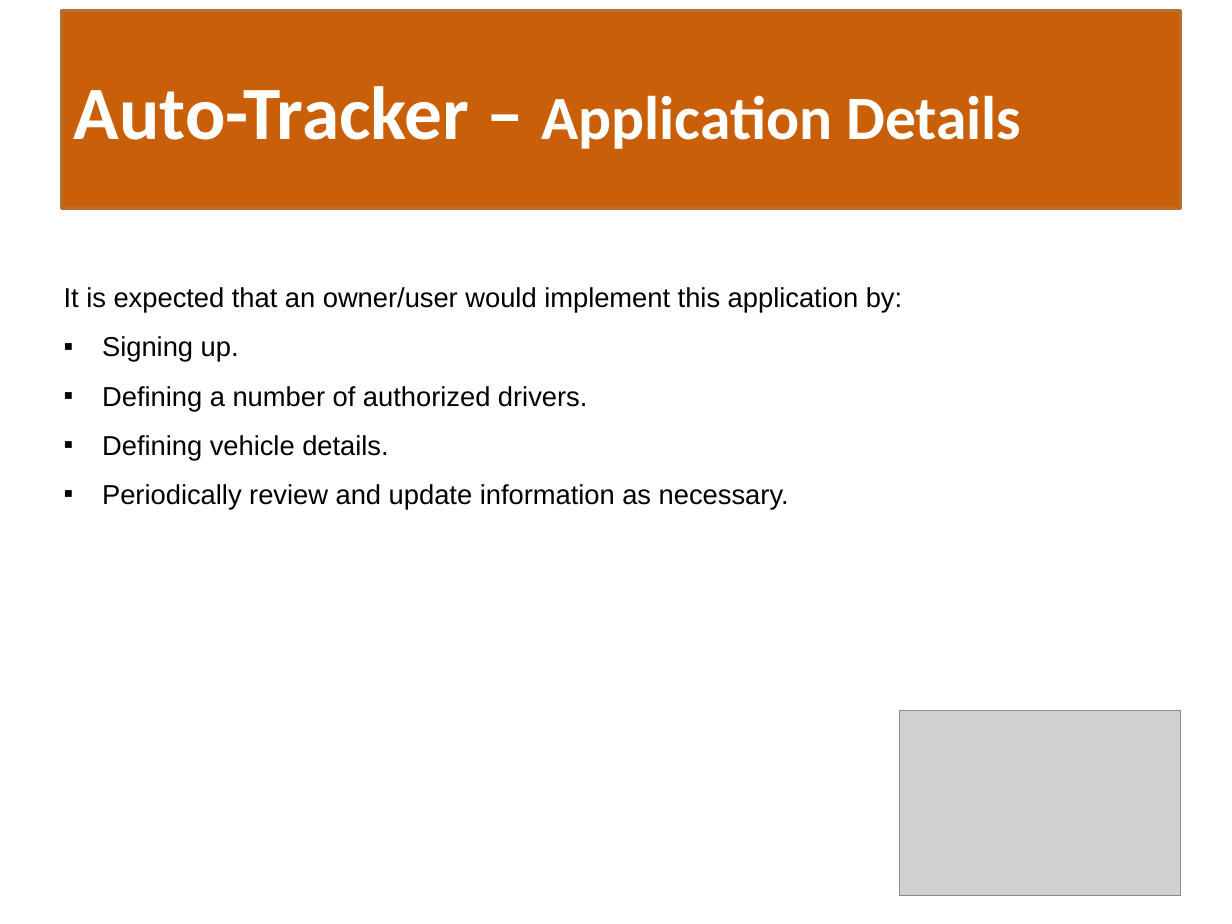
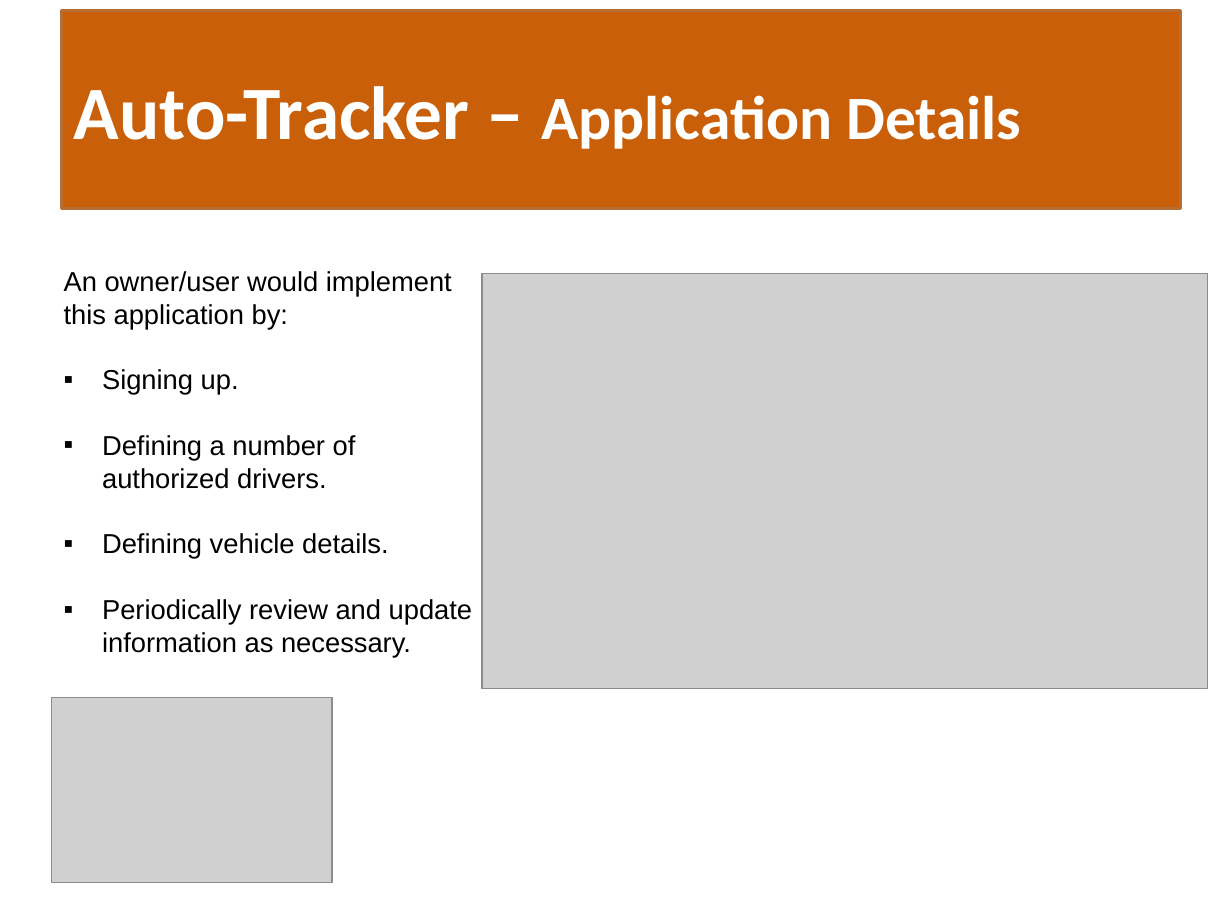
Before and after one commit to p2T3/auto-tracker, a slide deck: slide 6 of public/assets/Auto-Tracker-Presentation.pptx. Drawn at 1232x924 pixels with LibreOffice and Linux fonts; fonts in the diff are those of the drawing; grey boxes stand for pictures. Boxes give left, top, right and bottom in pixels: in the first picture for what was removed or moved away, otherwise in the second. Text is boxed around its words. In the diff, an @@ line names an element or a change of style, - is before the commit and + after.

```diff
--- a/public/assets/Auto-Tracker-Presentation.pptx
+++ b/public/assets/Auto-Tracker-Presentation.pptx
@@ text at (64,271,452,329): text changed @@
-It is expected that an owner/user would implement this application by:
+An owner/user would implement this application by:
@@ picture added at (482,274,1207,689) @@
@@ text at (102,369,473,658): line spacing 1.5 to 1 @@
@@ picture: place and size @@
-picture at (899,711,1180,896)
+picture at (52,697,333,882)
```
Also in this commit, not shown: 3 other slides changed, 5 other files.
